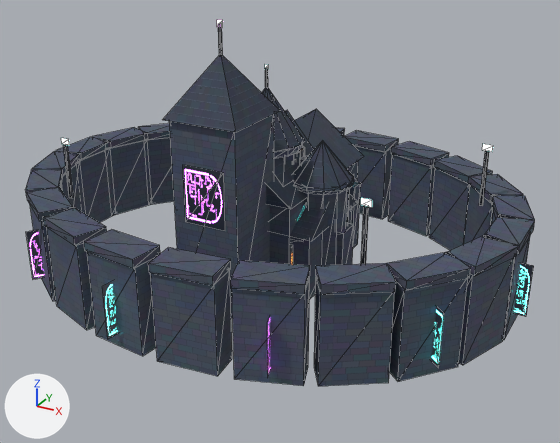
The glTF model images/3d/nexarch-kit.glb: old version first, new version second.
Before and after are seen from a camera (50 mm lens) standing at (60.3, -105.3, 61.3) and looking at (3.8, -2.5, 9.9). The axes (+X, +Y, +Z) are drawn at lower left. The lights are the same throughout. The older version comes first. Mesh edges are drawn as thin lines. Vertices at exactly the same position are counted once.

Objects in the first picture: 'arena', 'cathedral', 'foundry', 'gate', 'house_tall', 'tower_round', 'wall_seg'.
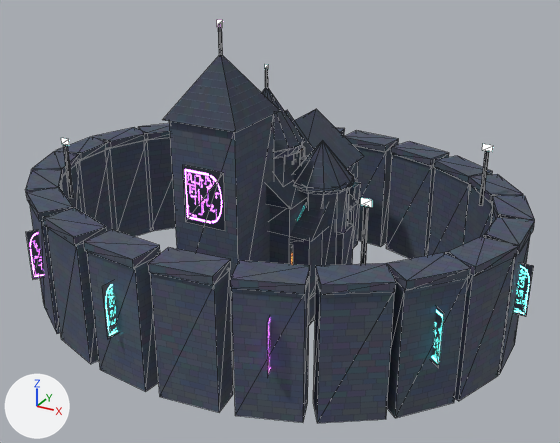
What changed in the scene script:
```text
Change me_cathedral:
    used by ob_cathedral; location = (0.0, 0.0, 0.0)
    remove me_cathedral.from_pydata(...)  # 135 vertices, 156 faces; spans x -10.4..10.4, y -19.2..18.0, z 0.0..43.6
    add me_cathedral.from_pydata(...)  # 151 vertices, 180 faces; spans x -10.4..10.4, y -19.2..18.0, z -6.0..43.6
    me_cathedral part 1: a new loose piece, a box spanning x -5.3..5.3, y -18.3..-7.7, z -6.0..0.2, in mat_m_stone (picture img_stone)
    other edits to the shape of me_cathedral do not show in these pictures
Change me_arena:
    used by ob_arena; location = (0.0, 0.0, 0.0)
    remove me_arena.from_pydata(...)  # 444 vertices, 606 faces; spans x -42.6..44.1, y -34.7..34.7, z 0.0..24.0
    add me_arena.from_pydata(...)  # 444 vertices, 606 faces; spans x -42.6..44.1, y -34.7..34.7, z -6.0..24.0
    me_arena part 2: all 88 vertices in x -42.2..42.2, y -33.4..33.4, z 0.0 are moved by (0.0, 0.0, -6.0)
Change me_foundry:
    used by ob_foundry; location = (0.0, 0.0, 0.0)
    remove me_foundry.from_pydata(...)  # 94 vertices, 120 faces; spans x -12.8..12.8, y -8.9..8.9, z 0.0..22.0
    add me_foundry.from_pydata(...)  # 102 vertices, 132 faces; spans x -12.8..12.8, y -8.9..8.9, z -5.0..22.0
    me_foundry part 3: a new loose piece, a box spanning x -11.8..11.8, y -7.8..7.8, z -5.0..0.2, in mat_m_stone (picture img_stone)
```

Pixel boxes (x1, y1, x2, y2) of what changed, in the pictures (560 x 443 px; the box of a moved part takes in the faces that stretch with it):
'arena', reshaped (14% taller): before (25, 123, 535, 386); after (25, 123, 535, 423)
'cathedral', reshaped (11% taller): before (163, 20, 364, 318); after (163, 20, 364, 350)
'foundry', reshaped (16% taller): before (290, 147, 358, 300); after (290, 147, 358, 325)
part 1 of me_cathedral, added (mostly hidden): after (231, 318, 233, 350)
part 2 of me_arena, moved or reshaped: before (40, 142, 526, 386); after (40, 142, 526, 423)
part 3 of me_foundry, added (mostly hidden): after (309, 294, 316, 325)
